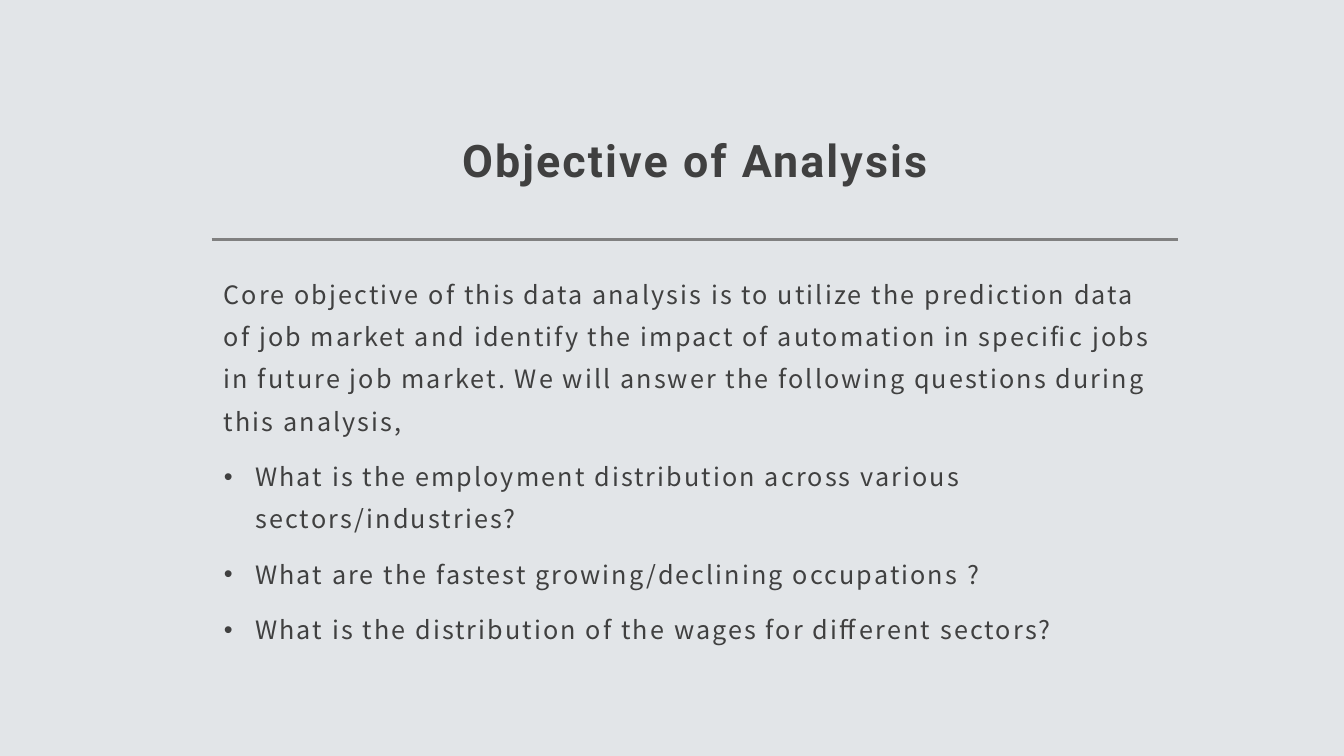
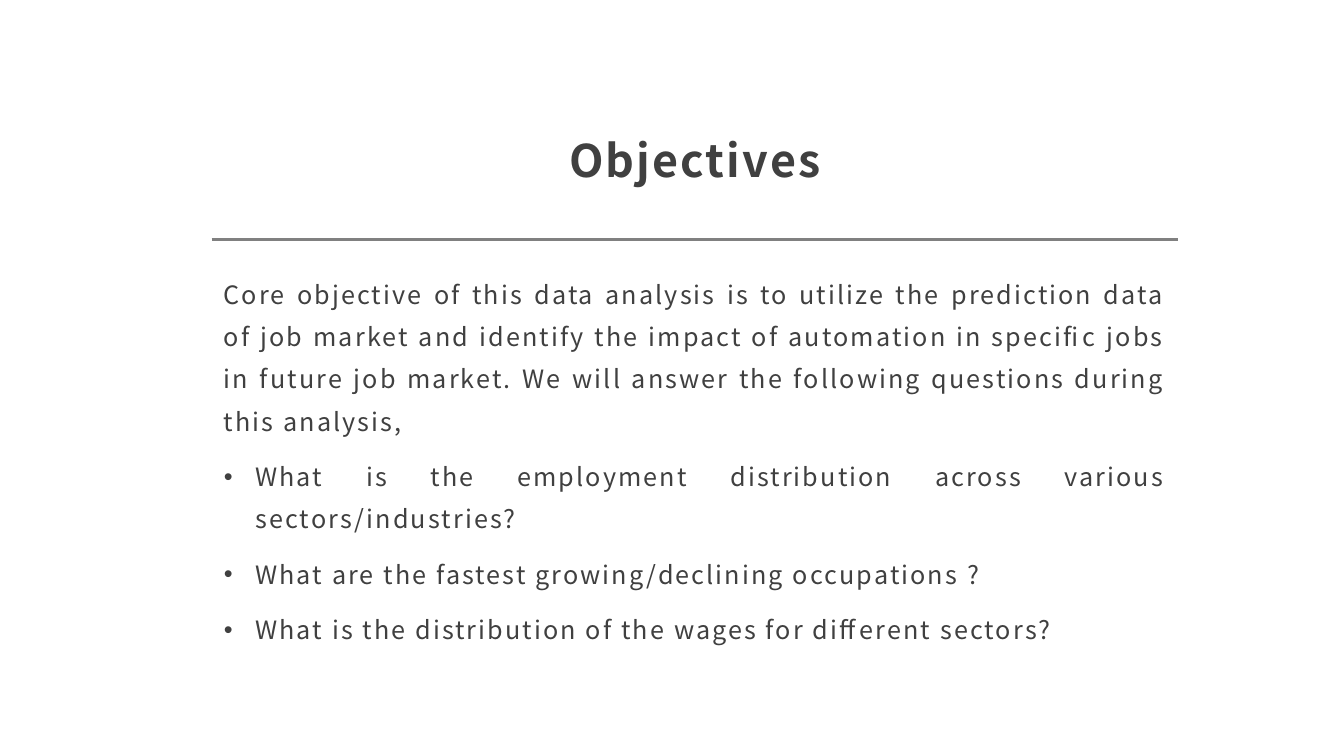
Before and after one commit to vinaya-kusuma/Project1, a slide deck: slide 4 of Project1.pptx (slide 3 before the commit). Drawn at 1344x756 pixels with LibreOffice and Linux fonts; fonts in the diff are those of the drawing. Boxes give left, top, right and bottom in pixels: in the first picture for what was removed or moved away, otherwise in the second. Text is boxed around its words. In the diff, an @@ line names an element or a change of style, - is before the commit and + after.

Commit message:
Updated the slides for fastest growing occupations

```diff
--- a/Project1.pptx
+++ b/Project1.pptx
@@ background #E2E5E8 to #FFFFFF @@
@@ title at (569,140,820,188): text changed; font Roboto to Noto Sans CJK JP @@
-Objective of Analysis
+Objectives
@@ text "Core objective of this data ..." at (224,283,1163,645): alignment left to justified @@
```
Also in this commit, not shown: 21 other slides changed, 1 slide added, 3 slides removed.
